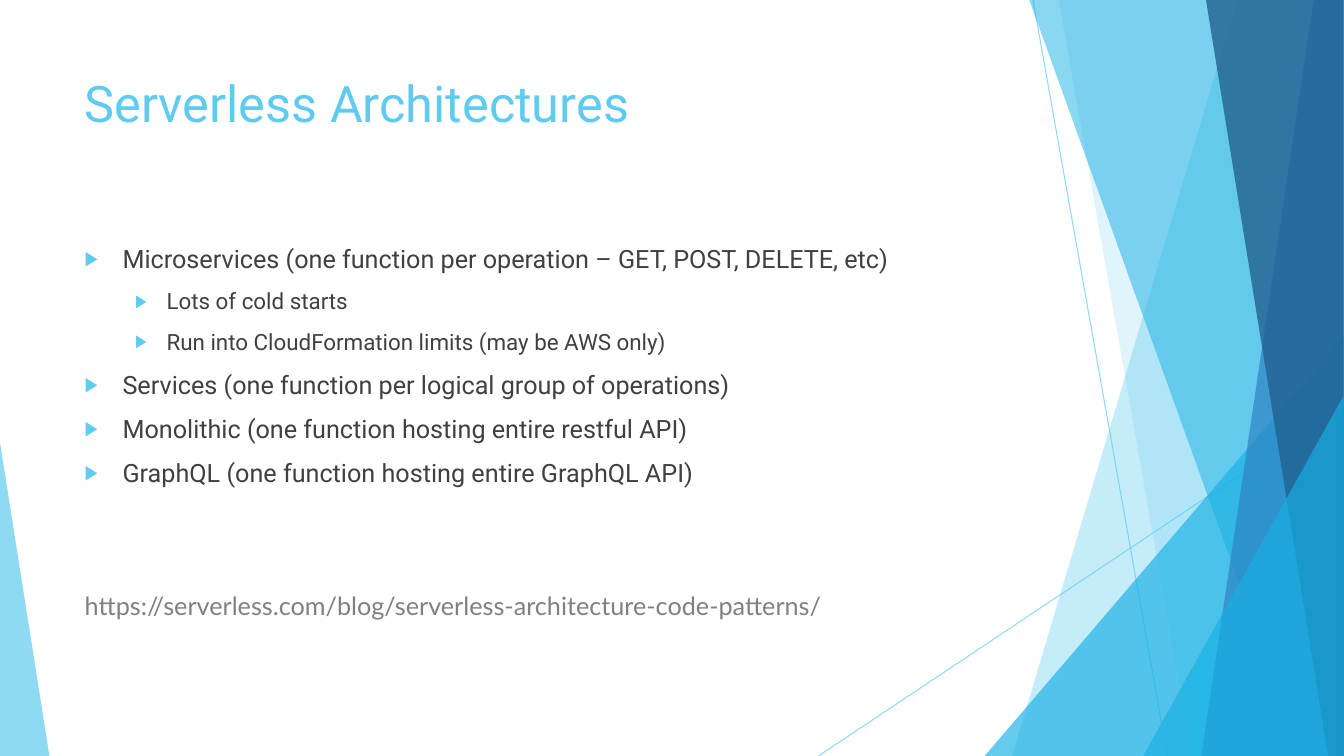
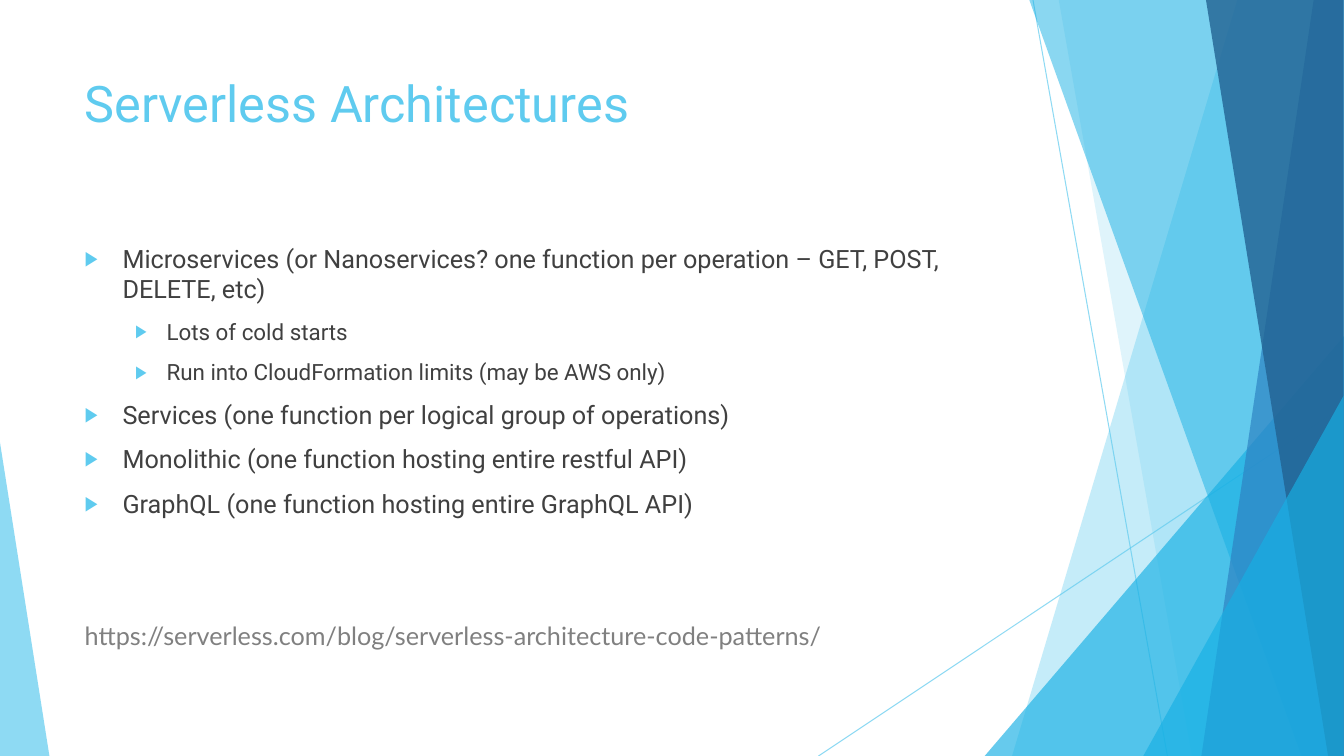
Before and after one commit to mrosack/presentations, a slide deck: slide 17 of serverless-computing/Serverless Computing.pptx. Drawn at 1344x756 pixels with LibreOffice and Linux fonts; fonts in the diff are those of the drawing. Boxes give left, top, right and bottom in pixels: in the first picture for what was removed or moved away, otherwise in the second. Text is boxed around its words. In the diff, an @@ line names an element or a change of style, - is before the commit and + after.

```diff
--- a/serverless-computing/Serverless Computing.pptx
+++ b/serverless-computing/Serverless Computing.pptx
@@ text at <box>123,248,938,304</box>: text changed @@
-▶ Microservices (one function per operation – GET, POST, DELETE, etc)
+▶ Microservices (or Nanoservices? one function per operation – GET, POST, DELETE, etc)
```
Also in this commit, not shown: 3 other slides changed.
